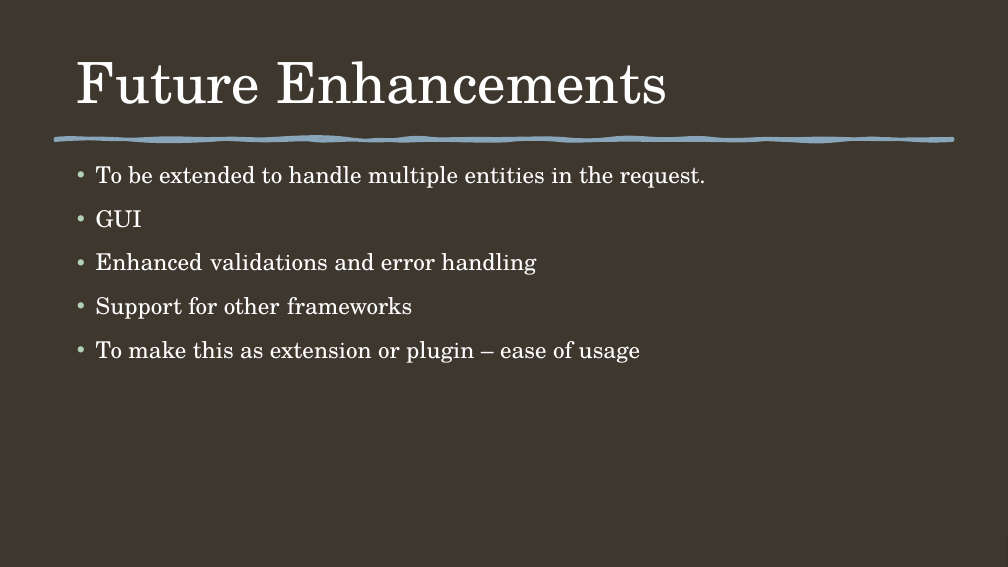
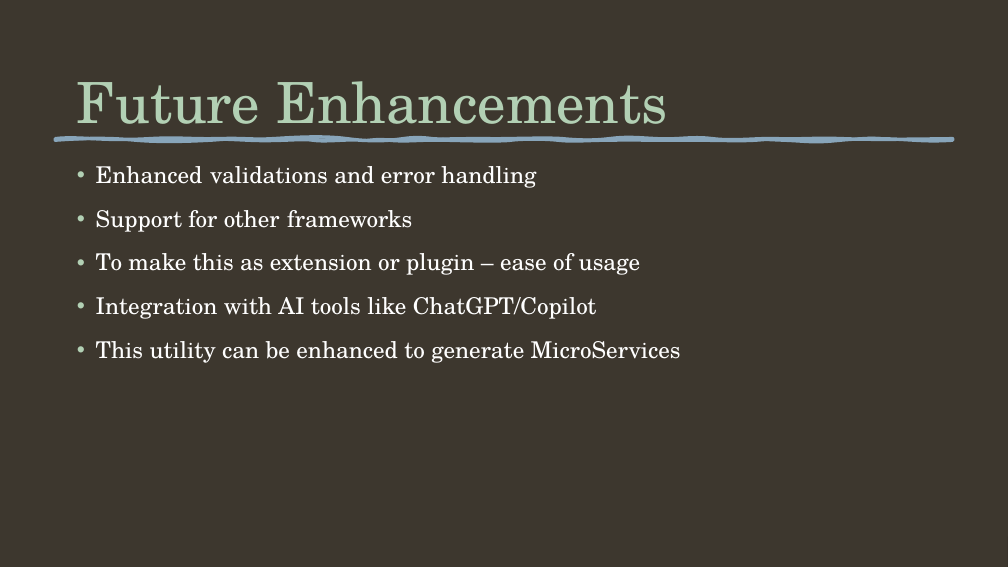
Before and after one commit to mhrupa/QAPIGen, a slide deck: slide 9 of APICodeGenerator.pptx. Drawn at 1008x567 pixels with LibreOffice and Linux fonts; fonts in the diff are those of the drawing. Boxes give left, top, right and bottom in pixels: in the first picture for what was removed or moved away, otherwise in the second. Text is boxed around its words. In the diff, an @@ line names an element or a change of style, - is before the commit and + after.

```diff
--- a/APICodeGenerator.pptx
+++ b/APICodeGenerator.pptx
@@ title "Future Enhancements" at [77,81,668,140]: text colour #FFFFFF to #B2D0B4; vertical alignment middle to bottom @@
@@ text at [96,166,706,228]: paragraphs removed @@
-• To be extended to handle multiple entities in the request.
-• GUI
@@ text at [96,297,681,363]: paragraphs added @@
+• Integration with AI tools like ChatGPT/Copilot
+• This utility can be enhanced to generate MicroServices
```
Also in this commit, not shown: 4 other slides changed.
